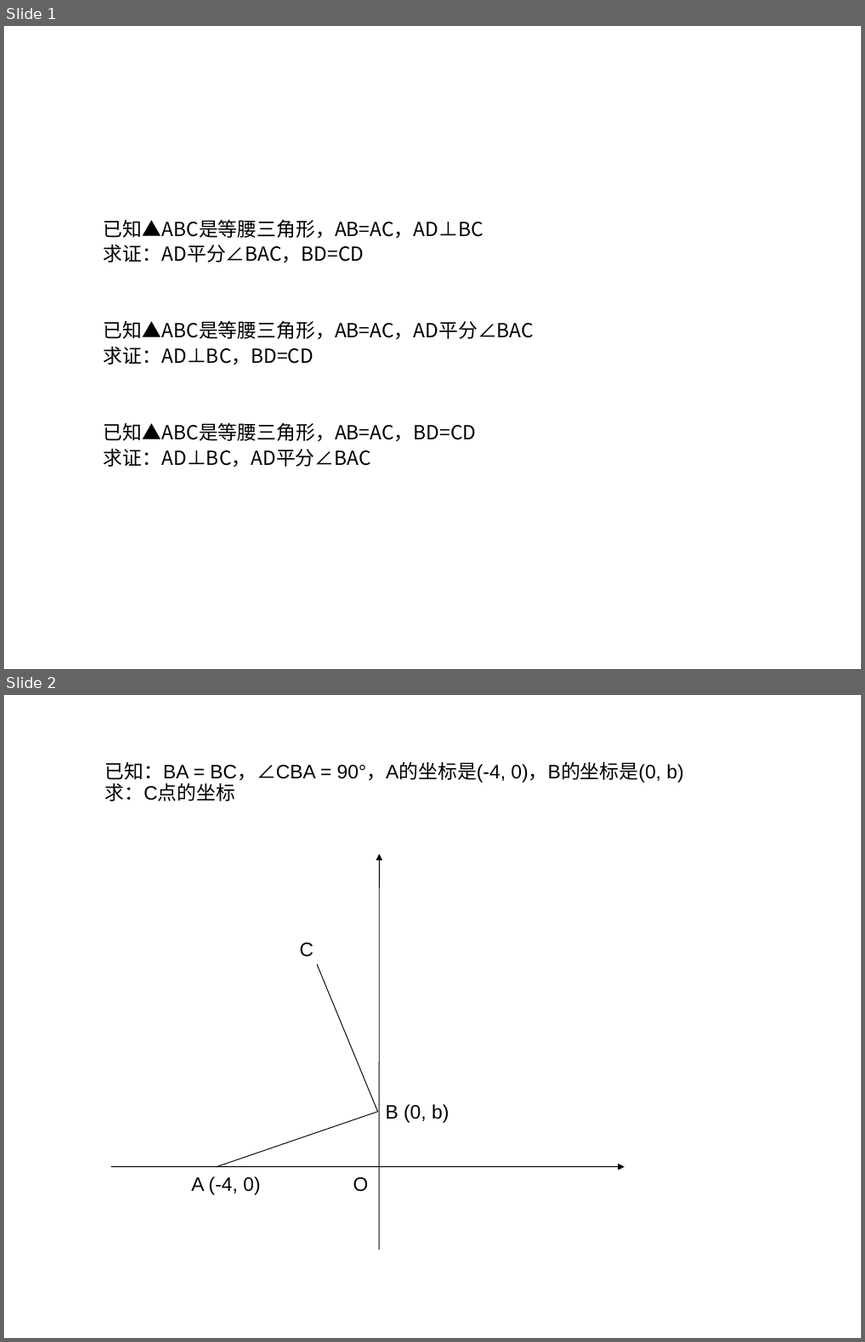
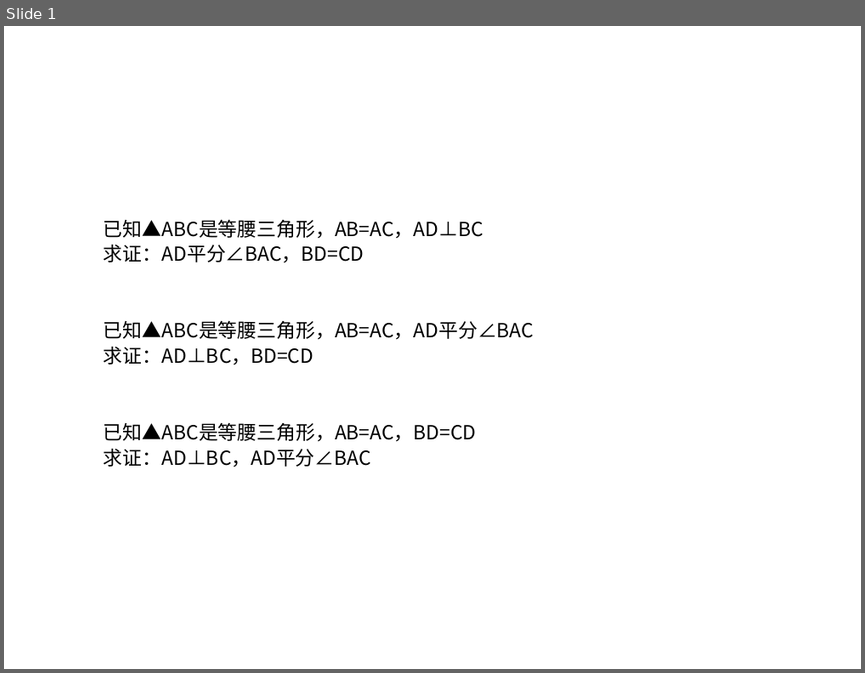
Before and after one commit to ericzhang/english-math, a slide deck: math/grade-7-下/7下数学北师大版-unit-4-三角形/7年级北师大版数学下册-unit-4-三角形-作业-3.ppt. Shown one above the other, each under a label of ours: slides 1 and 2 before the commit, slide 1 after it. The pictures are 865x1342 and 865x673 pixels, drawn with LibreOffice and Linux fonts; fonts in the diff are those of the drawing. Boxes give left, top, right and bottom in pixels: in the first picture for what was removed or moved away, otherwise in the second. Text is boxed around its words. In the diff, an @@ line names an element or a change of style, - is before the commit and + after.

```diff
--- a/math/grade-7-下/7下数学北师大版-unit-4-三角形/7年级北师大版数学下册-unit-4-三角形-作业-3.ppt
+++ b/math/grade-7-下/7下数学北师大版-unit-4-三角形/7年级北师大版数学下册-unit-4-三角形-作业-3.ppt
@@ slide 2 removed at <box>4,695,861,1338</box>, background #FFFFFF @@
@@ text removed at <box>105,762,683,801</box> @@
-已知：BA = BC，∠CBA = 90°，A的坐标是(-4, 0)，B的坐标是(0, b)
-求：C点的坐标
@@ arrow removed from (379, 1249) to (380, 854) @@
@@ text removed at <box>300,942,314,957</box> @@
-C
@@ line removed from (378, 1111) to (318, 964) @@
@@ line removed from (216, 1167) to (378, 1111) @@
@@ text removed at <box>386,1104,449,1123</box> @@
-B (0, b)
@@ arrow removed from (111, 1166) to (624, 1167) @@
@@ text removed at <box>191,1176,260,1195</box> @@
-A (-4, 0)
@@ text removed at <box>353,1177,369,1191</box> @@
-O
```
Also in this commit, not shown: 1 other slide removed.
